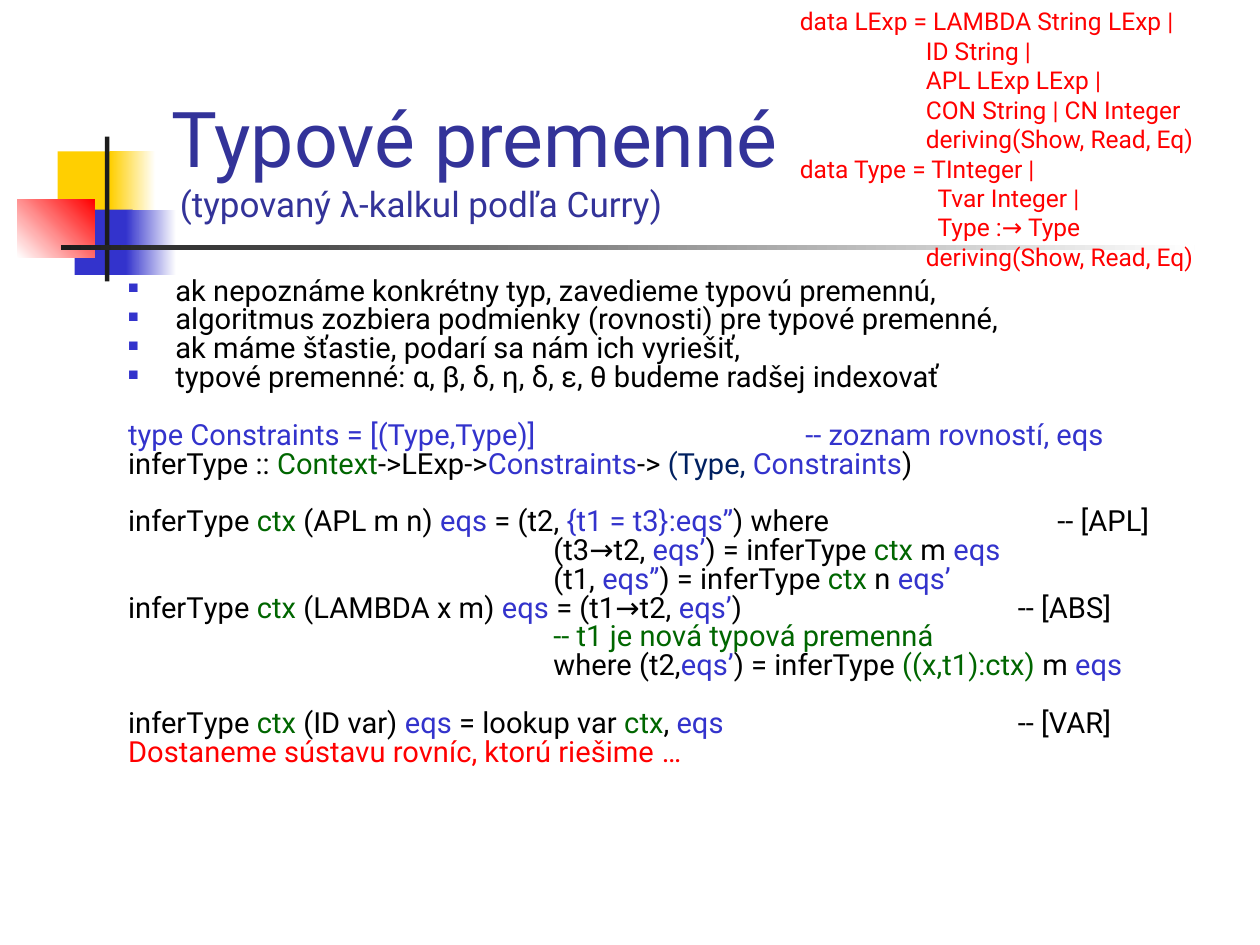
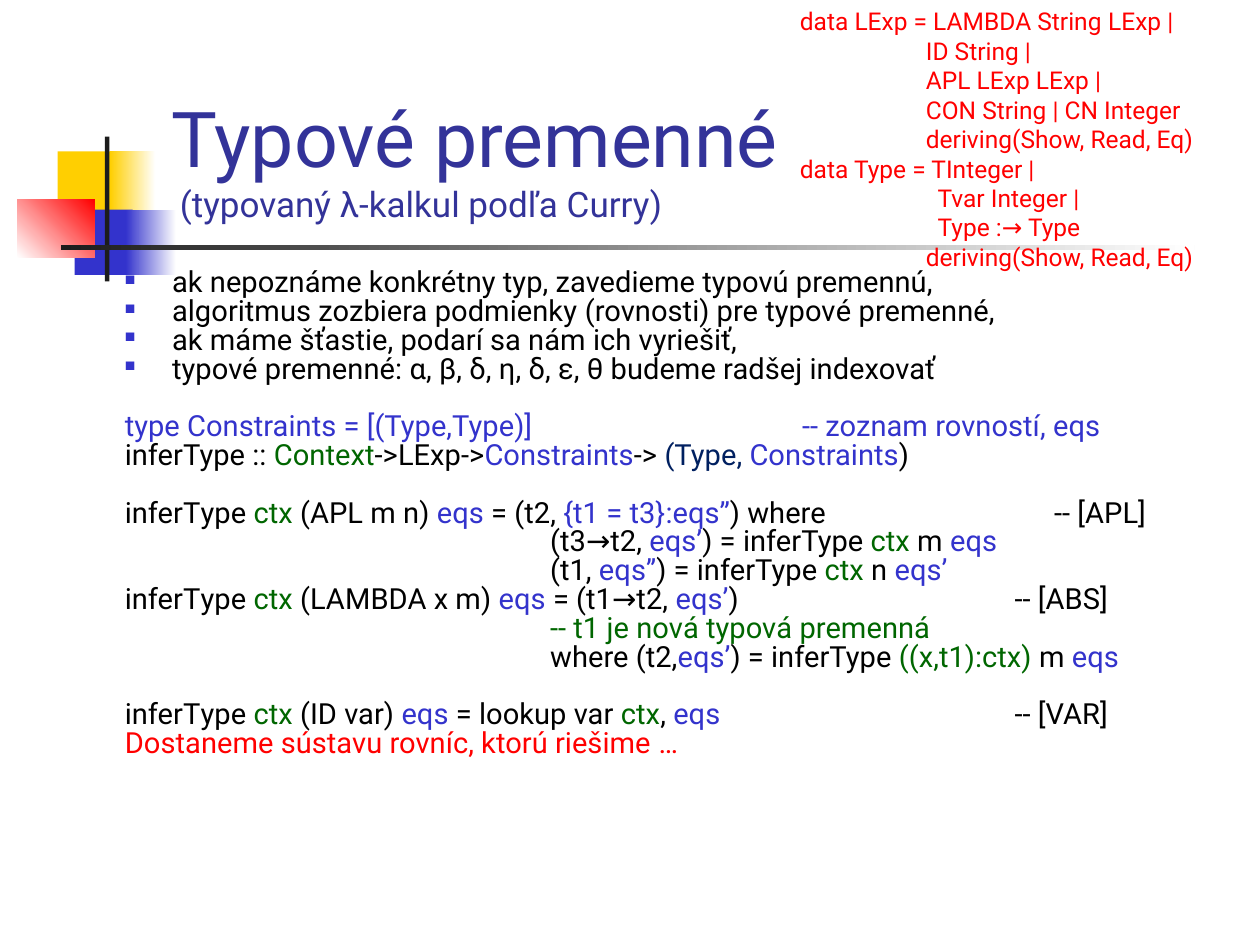
Before and after one commit to Funkcionalne/Prednasky, a slide deck: slide 17 of 08/08_fpro.ppt. Drawn at 1260x945 pixels with LibreOffice and Linux fonts; fonts in the diff are those of the drawing. Boxes give left, top, right and bottom in pixels: in the first picture for what was removed or moved away, otherwise in the second. Text is boxed around its words. In the diff, an @@ line names an element or a change of style, - is before the commit and + after.

```diff
--- a/08/08_fpro.ppt
+++ b/08/08_fpro.ppt
@@ text "ak nepoznáme konkrétny typ, zavedieme ..." rewrapped from (128, 279, 1150, 766) to (125, 265, 1146, 757) @@
```
Also in this commit, not shown: 10 other slides changed, 3 slides added, 1 slide removed, 1 other file.
